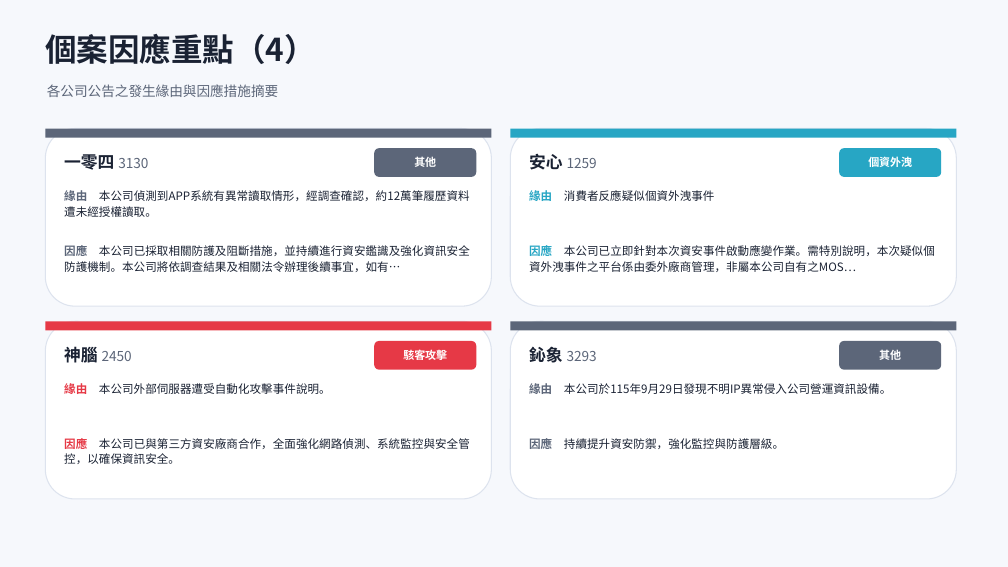
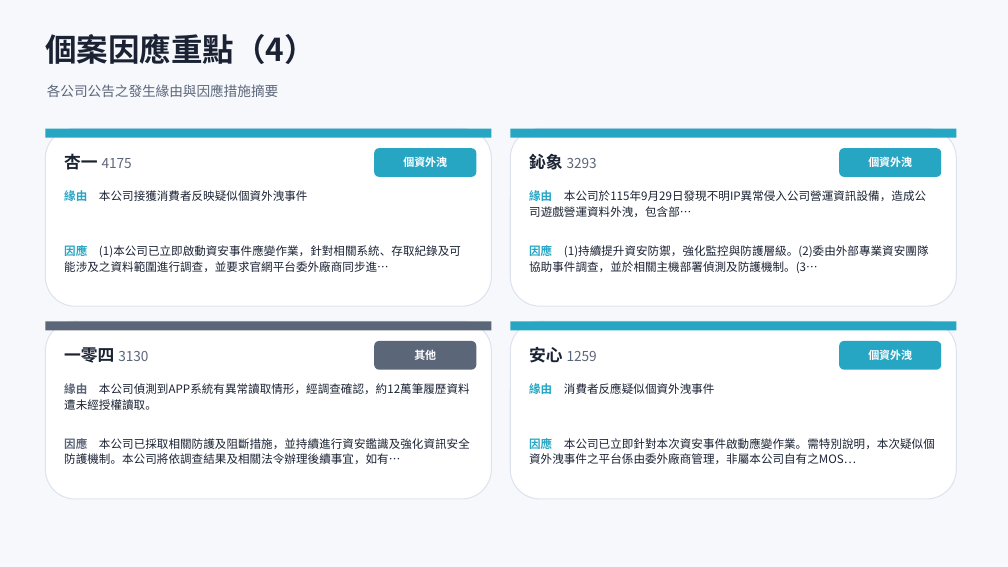
Before and after one commit to Johnnylin77/mops-isec-monitor, a slide deck: slide 9 of 資安事件因應分析.pptx. Drawn at 1008x567 pixels with LibreOffice and Linux fonts; fonts in the diff are those of the drawing. Boxes give left, top, right and bottom in pixels: in the first picture for what was removed or moved away, otherwise in the second. Text is boxed around its words. In the diff, an @@ line names an element or a change of style, - is before the commit and + after.

```diff
--- a/資安事件因應分析.pptx
+++ b/資安事件因應分析.pptx
@@ text at [64,153,132,170]: text changed @@
-一零四 3130
+杏一 4175
@@ text at [403,157,447,167]: text changed @@
-其他
+個資外洩
@@ text at [529,153,597,170]: text changed @@
-安心 1259
+鈊象 3293
@@ text at [64,190,308,201]: text changed @@
-緣由 本公司偵測到APP系統有異常讀取情形，經調查確認，約12萬筆履歷資料遭未經授權讀取。
+緣由 本公司接獲消費者反映疑似個資外洩事件
@@ text at [529,190,926,217]: text changed @@
-緣由 消費者反應疑似個資外洩事件
+緣由 本公司於115年9月29日發現不明IP異常侵入公司營運資訊設備，造成公司遊戲營運資料外洩，包含部…
@@ text at [64,243,461,272]: text changed @@
-因應 本公司已採取相關防護及阻斷措施，並持續進行資安鑑識及強化資訊安全防護機制。本公司將依調查結果及相關法令辦理後續事宜，如有…
+因應 (1)本公司已立即啟動資安事件應變作業，針對相關系統、存取紀錄及可能涉及之資料範圍進行調查，並要求官網平台委外廠商同步進…
@@ text at [529,243,929,273]: text changed @@
-因應 本公司已立即針對本次資安事件啟動應變作業。需特別說明，本次疑似個資外洩事件之平台係由委外廠商管理，非屬本公司自有之MOS…
+因應 (1)持續提升資安防禦，強化監控與防護層級。(2)委由外部專業資安團隊協助事件調查，並於相關主機部署偵測及防護機制。(3…
@@ rectangle at [45,321,492,330]: fill #E63946 to #5C6679 @@
@@ text at [64,347,148,363]: text changed @@
-神腦 2450
+一零四 3130
@@ rounded rectangle at [374,341,476,370]: fill #E63946 to #5C6679 @@
@@ text at [414,350,436,360]: text changed @@
-駭客攻擊
+其他
@@ text at [529,346,597,363]: text changed @@
-鈊象 3293
+安心 1259
@@ fill #5C6679 to #27A6C4 in 4 elements at [45,129,492,138], [374,148,476,177], [510,321,957,330], [839,341,941,370] @@
@@ text at [868,350,912,360]: text changed @@
-其他
+個資外洩
@@ text at [64,383,470,410]: text changed @@
-緣由 本公司外部伺服器遭受自動化攻擊事件說明。
+緣由 本公司偵測到APP系統有異常讀取情形，經調查確認，約12萬筆履歷資料遭未經授權讀取。
@@ text at [529,383,715,394]: text changed @@
-緣由 本公司於115年9月29日發現不明IP異常侵入公司營運資訊設備。
+緣由 消費者反應疑似個資外洩事件
@@ text at [64,438,470,464]: text changed @@
-因應 本公司已與第三方資安廠商合作，全面強化網路偵測、系統監控與安全管控，以確保資訊安全。
+因應 本公司已採取相關防護及阻斷措施，並持續進行資安鑑識及強化資訊安全防護機制。本公司將依調查結果及相關法令辦理後續事宜，如有…
@@ text at [529,436,935,464]: text changed @@
-因應 持續提升資安防禦，強化監控與防護層級。
+因應 本公司已立即針對本次資安事件啟動應變作業。需特別說明，本次疑似個資外洩事件之平台係由委外廠商管理，非屬本公司自有之MOS…
```
Also in this commit, not shown: 7 other slides changed, 2 other files.
